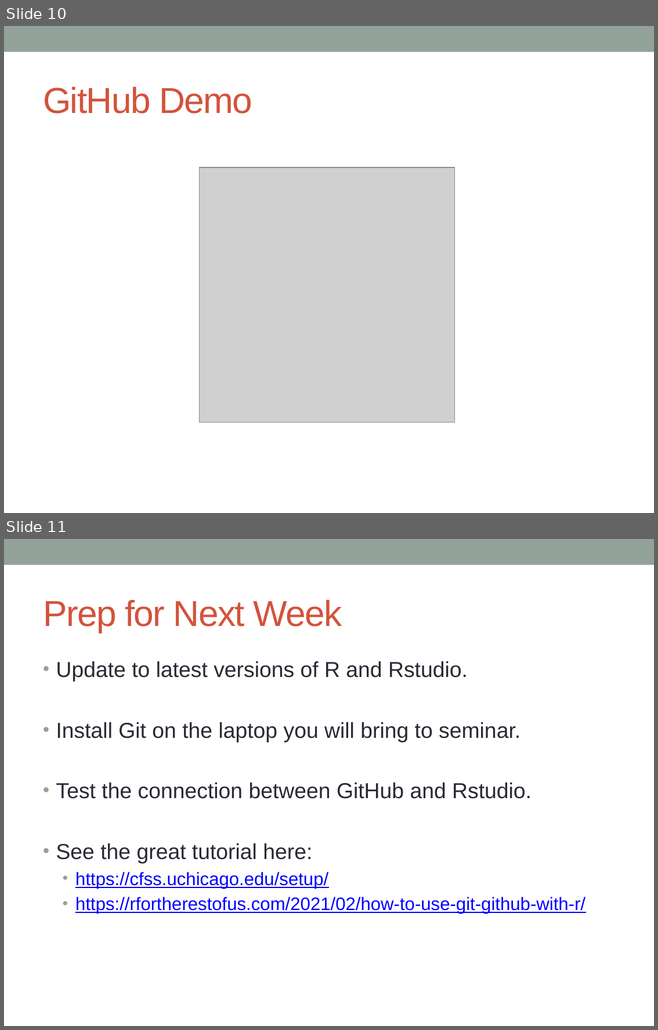
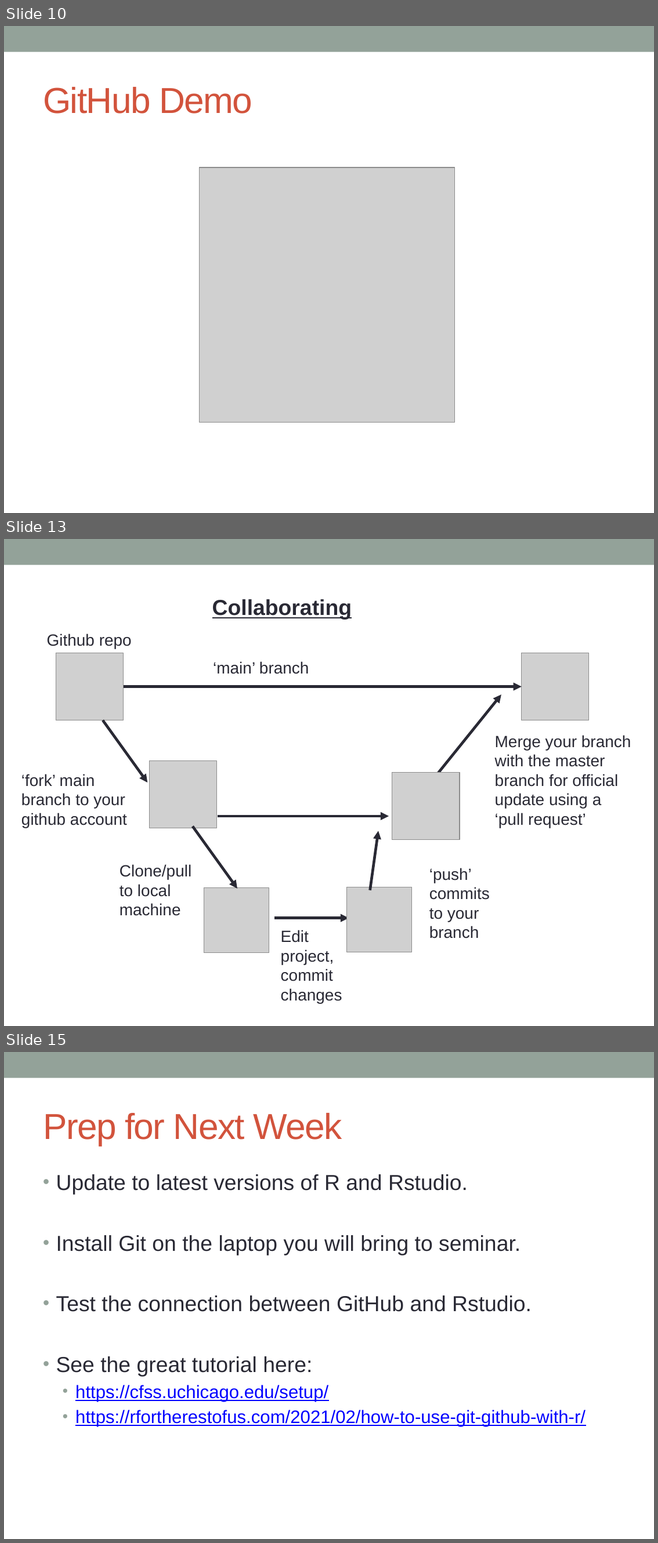
Before and after one commit to patrickagreen/Wk1_Intro_RSeminar_W2022, a slide deck: Week1_Introduction.pptx. Shown one above the other, each under a label of ours: slides 10 and 11 before the commit, slides 10, 13 and 15 after it; the slides between them are not shown. The pictures are 658x1030 and 658x1543 pixels, drawn with LibreOffice and Linux fonts; fonts in the diff are those of the drawing; grey boxes stand for pictures. Boxes give left, top, right and bottom in pixels: in the first picture for what was removed or moved away, otherwise in the second. Text is boxed around its words. In the diff, an @@ line names an element or a change of style, - is before the commit and + after.

```diff
--- a/Week1_Introduction.pptx
+++ b/Week1_Introduction.pptx
@@ slide 13 added at (4,539,654,1026), background #FFFFFF; not listed: 1 template element that a slide beside it also shows @@
@@ text added at (212,599,351,620), 24 pt, text #292934, bold, underline @@
+Collaborating
@@ text added at (47,634,132,649), 18 pt, text #292934 @@
+Github repo
@@ picture added at (56,653,123,720) @@
@@ picture added at (521,653,589,720) @@
@@ text added at (213,661,309,674), 18 pt, text #292934 @@
+‘main’ branch
@@ arrow added from (123, 686) to (521, 686), #292934 3 pt @@
@@ arrow added from (434, 777) to (501, 695), #292934 3 pt @@
@@ arrow added from (103, 720) to (148, 783), #292934 3 pt @@
@@ text added at (495,735,631,828), 18 pt, text #292934 @@
+Merge your branch with the master branch for official update using a ‘pull request’
@@ picture added at (149,761,216,829) @@
@@ text added at (21,774,127,828), 18 pt, text #292934 @@
+‘fork’ main branch to your github account
@@ picture added at (392,773,459,841) @@
@@ arrow added from (217, 816) to (389, 816), #292934 3 pt @@
@@ arrow added from (192, 826) to (237, 889), #292934 3 pt @@
@@ arrow added from (370, 890) to (378, 831), #292934 3 pt @@
@@ text added at (119,864,191,916), 18 pt, text #292934 @@
+Clone/pull to local machine
@@ text added at (429,868,489,939), 18 pt, text #292934 @@
+‘push’ commits to your branch
@@ picture added at (204,888,269,953) @@
@@ picture added at (346,887,411,952) @@
@@ arrow added from (274, 918) to (349, 918), #292934 3 pt @@
@@ text added at (281,930,342,1004), 18 pt, text #292934 @@
+Edit project, commit changes
@@ what was slide 11 is now slide 15 @@
```
Also in this commit, not shown: 1 slide changed, 3 other slides added.
